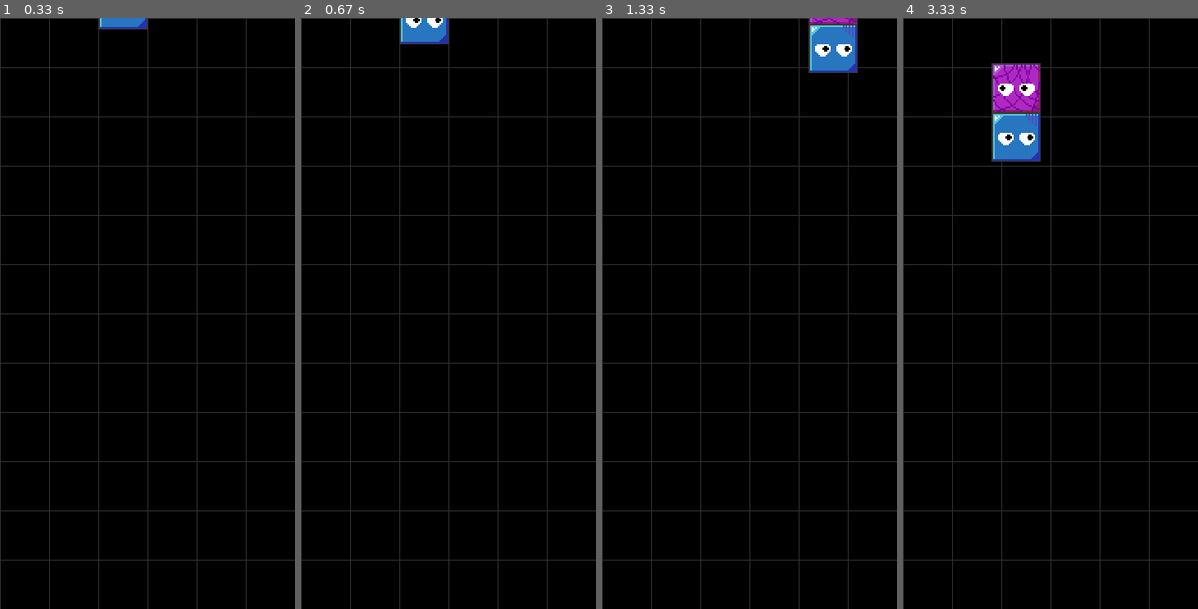
Above: before the commit, frames 1-4 (left to right).
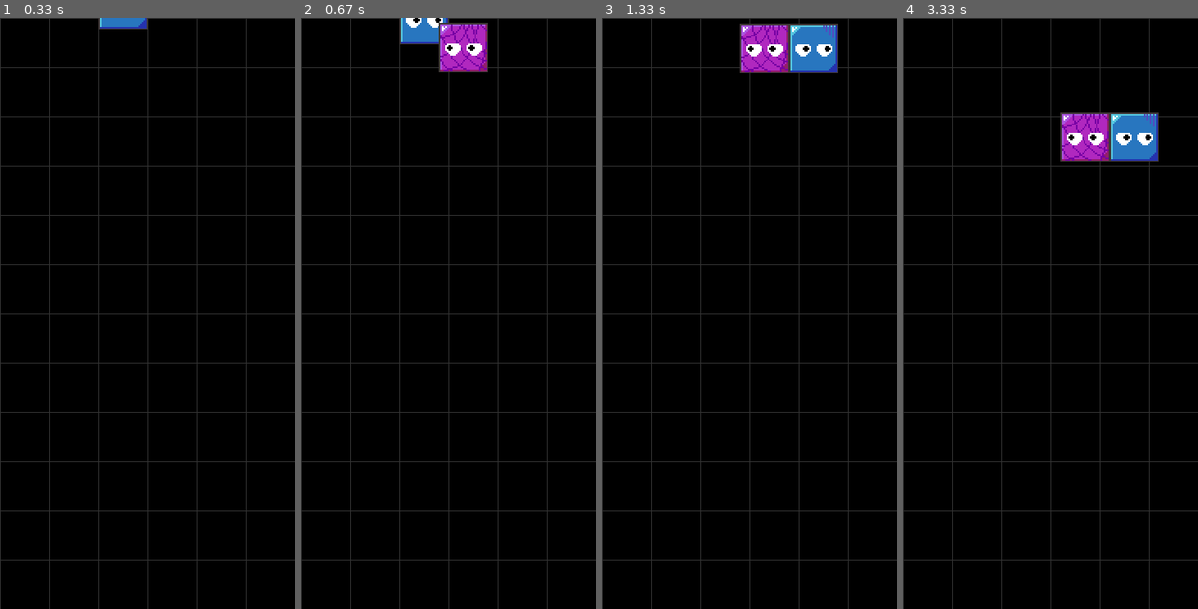
Above: after the commit, the same moments.

Repository: Fuga578/pygame-PuyoPuyo
Game: pygame game, started from main.py
The game is run twice, just before and just after one commit, with the same random seed, the same clock (stepped at 60 frames per second) and the same inputs.
Inputs:
- Up to frame 1 (0.33 s): no input
- Up to frame 2 (0.67 s): hold D from 0.33 s (still down)
- Up to frame 3 (1.33 s): release D at 0.8 s; hold D 0.83-1.3 s; hold Right 0.83-1.3 s
- Up to frame 4 (3.33 s): hold A 1.33-1.87 s; hold Left 1.33-1.87 s; hold A 1.9-2.3 s; hold Left 1.9-2.3 s; hold D 2.33-2.97 s; hold Right 2.33-2.97 s; hold A from 3 s (still down); hold Left from 3 s (still down)

Frame 1 is identical in both runs. In frame 2, 1.4% of the frame differs, in the area x 46-64%, y 0-10%; in frame 3, 2.9%; in frame 4, 5.4%, in the area x 30-87%, y 7-25%.

Commit message:
回転処理を実装

Diff:
--- a/main.py
+++ b/main.py
@@ -17,6 +17,7 @@
     PLAYING = auto()    # ぷよの操作
     FIX = auto()    # ぷよの固定
     MOVE = auto()   # ぷよの移動
+    ROTATE = auto() # ぷよの回転
     GAME_OVER = auto()  # ゲームオーバー
 
 
@@ -53,6 +54,8 @@
             "down": False,
             "left": False,
             "right": False,
+            "a": False,
+            "d": False,
         }
 
         # 盤面
@@ -122,6 +125,8 @@
                             self.game_state = GameState.FIX
                         case PlayerState.MOVE:
                             self.game_state = GameState.MOVE
+                        case PlayerState.ROTATE:
+                            self.game_state = GameState.ROTATE
                 # ぷよの固定
                 case GameState.FIX:
                     self.player.fix()
@@ -131,6 +136,12 @@
                     is_moving = self.player.move()
                     # ぷよの移動が終了した場合
                     if not is_moving:
+                        self.game_state = GameState.PLAYING
+                # ぷよの回転
+                case GameState.ROTATE:
+                    is_rotating = self.player.rotate()
+                    # ぷよの回転が終了した場合
+                    if not is_rotating:
                         self.game_state = GameState.PLAYING
 
             # イベントの取得
@@ -151,6 +162,10 @@
                         self.inputs["left"] = True
                     if event.key == pygame.K_RIGHT:
                         self.inputs["right"] = True
+                    if event.key == pygame.K_a:
+                        self.inputs["a"] = True
+                    if event.key == pygame.K_d:
+                        self.inputs["d"] = True
                 # キーボード押下
                 if event.type == pygame.KEYUP:
                     if event.key == pygame.K_UP:
@@ -161,6 +176,10 @@
                         self.inputs["left"] = False
                     if event.key == pygame.K_RIGHT:
                         self.inputs["right"] = False
+                    if event.key == pygame.K_a:
+                        self.inputs["a"] = False
+                    if event.key == pygame.K_d:
+                        self.inputs["d"] = False
 
             # 更新
             pygame.display.update()
--- a/scripts/player.py
+++ b/scripts/player.py
@@ -10,6 +10,7 @@
     PLAYING = auto()
     FIX = auto()
     MOVE = auto()
+    ROTATE = auto()
 
 
 class Player:
@@ -36,6 +37,13 @@
         self.move_dest_x = 0
         self.moving_frame = 0
 
+        self.left_before_rotate = 0
+        self.left_after_rotate = 0
+        self.rotation_before_rotate = 0
+        self.rotating_frame = 0
+
+        self.is_right_rotation = False
+
     def create_puyo(self):
         # ぷよを作成できるかチェック
         if self.game.stage.get_puyo(grid_x=2, grid_y=0):
@@ -47,7 +55,6 @@
         # カラーの決定
         center_puyo_color_index = random.randint(0, len(self.game.puyo_keys) - 1)
         rotated_puyo_color_index = random.randint(0, len(self.game.puyo_keys) - 1)
-        print(center_puyo_color_index)
 
         # 中心ぷよの位置
         self.grid_x = 2
@@ -58,7 +65,7 @@
         # 中心ぷよから見た回転ぷよの位置
         self.grid_dx = 0
         self.grid_dy = -1
-        self.rotation = 0
+        self.rotation = 270
 
         # ぷよの作成
         self.center_puyo = Puyo(
@@ -113,8 +120,8 @@
                 return True
 
     def _set_puyo_pos(self):
-        rx = self.left + math.sin(self.rotation * math.pi / 180) * TILE_SIZE
-        ry = self.top - math.cos(self.rotation * math.pi / 180) * TILE_SIZE
+        rx = self.left + math.cos(self.rotation * math.pi / 180) * TILE_SIZE
+        ry = self.top + math.sin(self.rotation * math.pi / 180) * TILE_SIZE
 
         self.center_puyo.pos = [self.left, self.top]
         self.center_puyo.grid_pos = [self.grid_x, self.grid_y]
@@ -178,6 +185,119 @@
 
         return is_moving
 
+    def _check_rotate(self):
+        can_rotate = True
+
+        if self.game.inputs["a"] or self.game.inputs["d"]:
+            self.is_right_rotation = False if self.game.inputs["a"] else True
+
+            grid_x = self.grid_x
+            grid_y = self.grid_y + (1 if self.grounded_frames == 0 else 0)  # 落下中の場合、1つ下をみる
+
+            grid_dx = 0
+            grid_dy = 0
+
+            # 右回転をチェック
+            if self.is_right_rotation:
+                if self.rotation == 0:  # 右 -> 下
+                    # 下 or 右下にぷよがあれば上に移動
+                    if self.game.stage.get_puyo(grid_x, grid_y + 1) or self.game.stage.get_puyo(grid_x + 1, grid_y + 1):
+                        grid_dy = -1
+                elif self.rotation == 90:   # 下 -> 左
+                    # 左にぷよがあれば右に移動
+                    if self.game.stage.get_puyo(grid_x - 1, grid_y):
+                        grid_dx = 1
+                        # 右にもぷよがある場合は移動できない
+                        if self.game.stage.get_puyo(grid_x + 1, grid_y):
+                            can_rotate = False
+                elif self.rotation == 180:  # 左 -> 上
+                    # 何もしない
+                    pass
+                elif self.rotation == 270:  # 上 -> 右
+                    # 右にぷよがあれば左に移動
+                    if self.game.stage.get_puyo(grid_x + 1, grid_y):
+                        grid_dx = -1
+                        # 左にもぷよがある場合は移動できない
+                        if self.game.stage.get_puyo(grid_x - 1, grid_y):
+                            can_rotate = False
+            # 左回転をチェック
+            else:
+                if self.rotation == 0:  # 右 -> 上
+                    # 何もしない
+                    pass
+                elif self.rotation == 270:  # 上 -> 左
+                    # 左にぷよがあれば右に移動
+                    if self.game.stage.get_puyo(grid_x - 1, grid_y):
+                        grid_dx = 1
+                        # 右にもぷよがある場合は移動できない
+                        if self.game.stage.get_puyo(grid_x + 1, grid_y):
+                            can_rotate = False
+                elif self.rotation == 180:  # 左 -> 下
+                    # 下 or 左下にぷよがあれば上に移動
+                    if self.game.stage.get_puyo(grid_x, grid_y + 1) or self.game.stage.get_puyo(grid_x - 1, grid_y + 1):
+                        grid_dy = -1
+                elif self.rotation == 90:  # 下 -> 右
+                    # 右にぷよがあれば左に移動
+                    if self.game.stage.get_puyo(grid_x + 1, grid_y):
+                        grid_dx = -1
+                        # 左にもぷよがある場合は移動できない
+                        if self.game.stage.get_puyo(grid_x - 1, grid_y):
+                            can_rotate = False
+
+            if can_rotate:
+                # 上に移動時のみ一気にあげる
+                if grid_dy == -1:
+                    # 設置している場合1段上に移動
+                    if self.grounded_frames > 0:
+                        self.grid_y += grid_dy
+                        self.grounded_frames = 0
+                    self.top = self.grid_y * TILE_SIZE
+
+                # 回転前後の情報をセット
+                self.left_before_rotate = grid_x * TILE_SIZE
+                self.left_after_rotate = (grid_x + grid_dx) * TILE_SIZE
+                self.rotation_before_rotate = self.rotation
+
+                # 次の状態をセット
+                self.grid_x += grid_dx
+                if self.is_right_rotation:
+                    next_rotation = int((self.rotation + 90) % 360)
+                else:
+                    next_rotation = int((self.rotation - 90) % 360)
+                vecs = {
+                    0: (1, 0),  # 右
+                    90: (0, 1),  # 下
+                    180: (-1, 0),  # 左
+                    270: (0, -1),  # 上
+                }
+                self.grid_dx, self.grid_dy = vecs[next_rotation]
+
+        return can_rotate
+
+    def rotate(self):
+        # 回転中も自由落下
+        self._fall()
+
+        frames_ratio = self.rotating_frame / PLAYER_ROTATE_FRAMES
+        frames_ratio = min(frames_ratio, 1)
+
+        self.left = (self.left_after_rotate - self.left_before_rotate) * frames_ratio + self.left_before_rotate
+        if self.is_right_rotation:
+            self.rotation = (self.rotation_before_rotate + frames_ratio * 90) % 360
+        else:
+            self.rotation = (self.rotation_before_rotate - frames_ratio * 90) % 360
+        self._set_puyo_pos()
+
+        self.rotating_frame += 1
+
+        # 回転終了判定
+        is_rotating = True
+        if frames_ratio == 1:
+            is_rotating = False
+            self.rotating_frame = 0
+
+        return is_rotating
+
     def render(self, surface):
         if self.center_puyo:
             self.center_puyo.render(surface)
@@ -194,5 +314,9 @@
             can_move = self._check_move()
             if can_move:
                 return PlayerState.MOVE
+        elif self.game.inputs["a"] or self.game.inputs["d"]:
+            can_rotate = self._check_rotate()
+            if can_rotate:
+                return PlayerState.ROTATE
 
         return PlayerState.PLAYING
--- a/scripts/settings.py
+++ b/scripts/settings.py
@@ -37,3 +37,6 @@
 
 # 操作ぷよ移動のフレーム数
 PLAYER_MOVE_FRAMES = 10
+
+# 操作ぷよ回転のフレーム数
+PLAYER_ROTATE_FRAMES = 10
